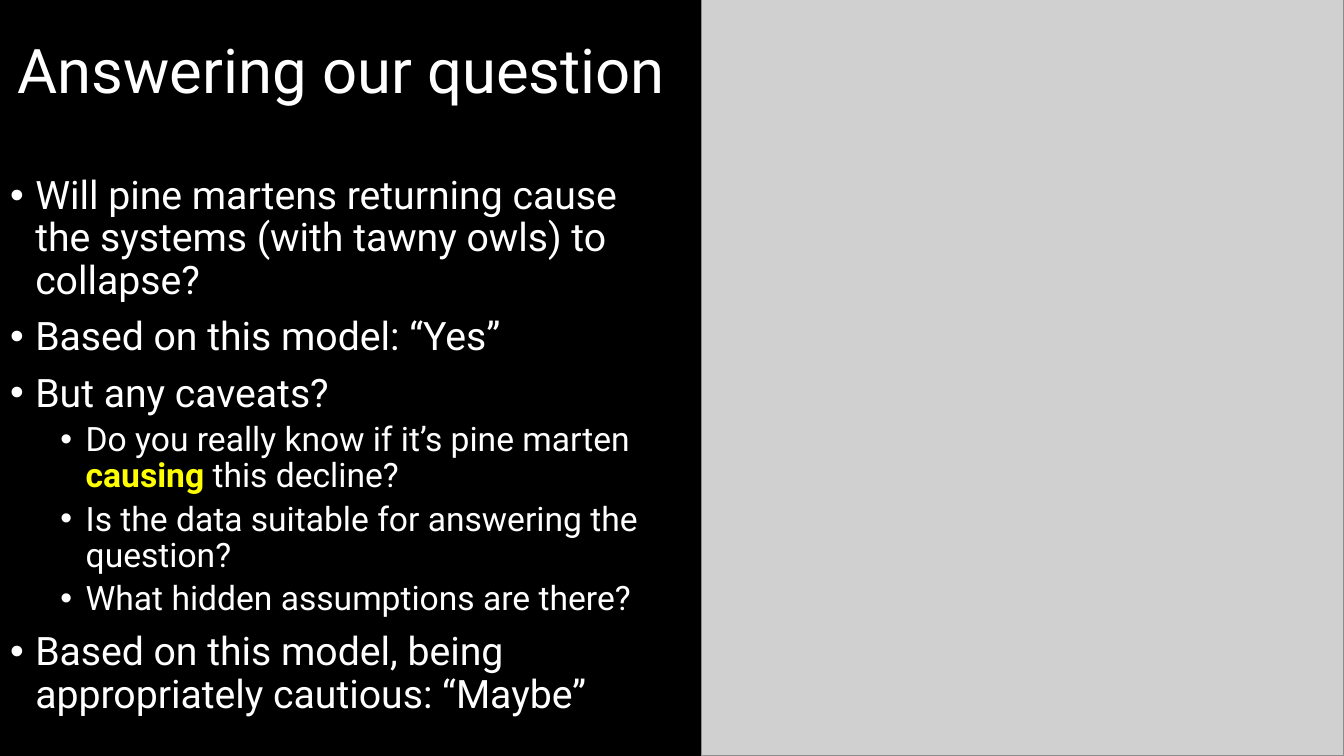
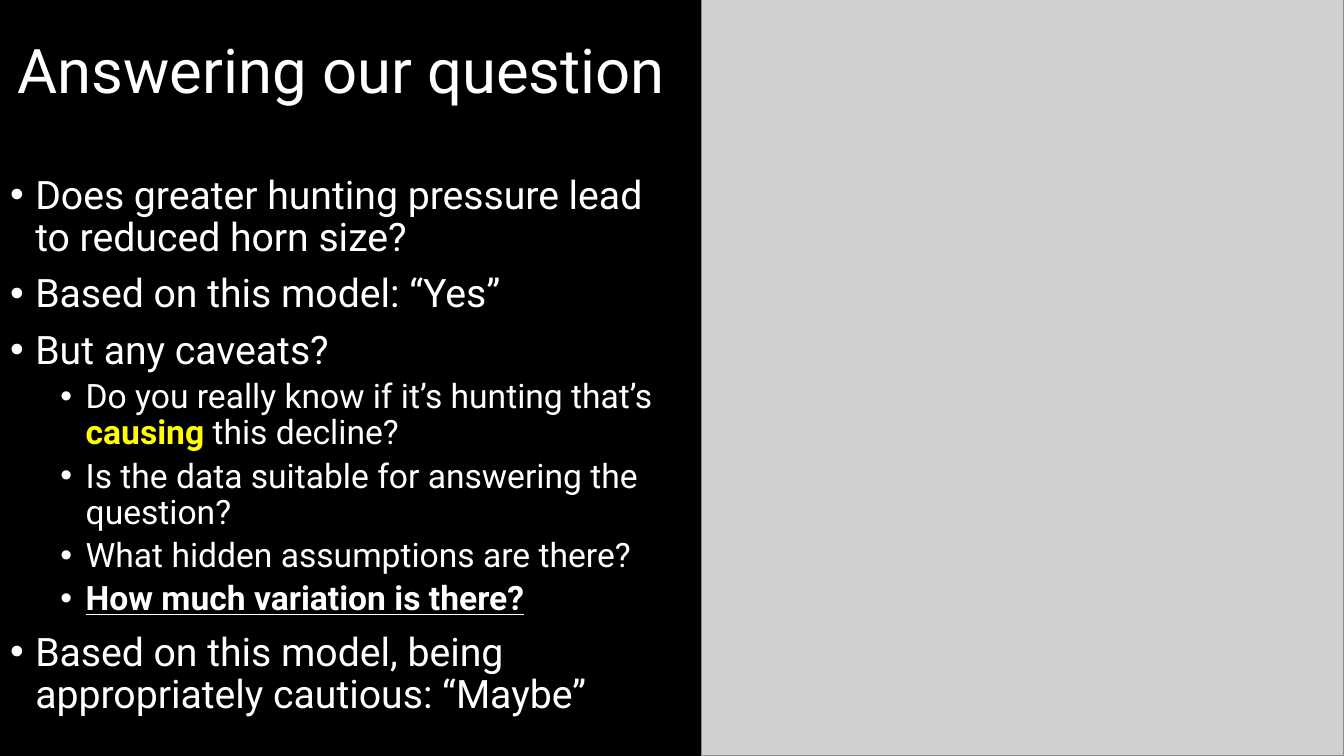
Before and after one commit to DeonRoos/006-BI3010, a slide deck: slide 18 of Lecture 7 - Cat LM/slides/LM with cat.pptx (slide 15 before the commit). Drawn at 1344x756 pixels with LibreOffice and Linux fonts; fonts in the diff are those of the drawing; grey boxes stand for pictures. Boxes give left, top, right and bottom in pixels: in the first picture for what was removed or moved away, otherwise in the second. Text is boxed around its words. In the diff, an @@ line names an element or a change of style, - is before the commit and + after.

```diff
--- a/Lecture 7 - Cat LM/slides/LM with cat.pptx
+++ b/Lecture 7 - Cat LM/slides/LM with cat.pptx
@@ text at bbox=[35, 179, 643, 252]: text changed @@
-• Will pine martens returning cause the systems (with tawny owls) to collapse?
+• Does greater hunting pressure lead to reduced horn size?
@@ text at bbox=[86, 382, 652, 451]: text changed @@
-  • Do you really know if it’s pine marten causing this decline?
+  • Do you really know if it’s hunting that’s causing this decline?
@@ text at bbox=[86, 584, 524, 615]: paragraph added @@
+  • How much variation is there?
```
Also in this commit, not shown: 3 other slides changed, 7 slides added, 4 slides removed, 9 other files.
